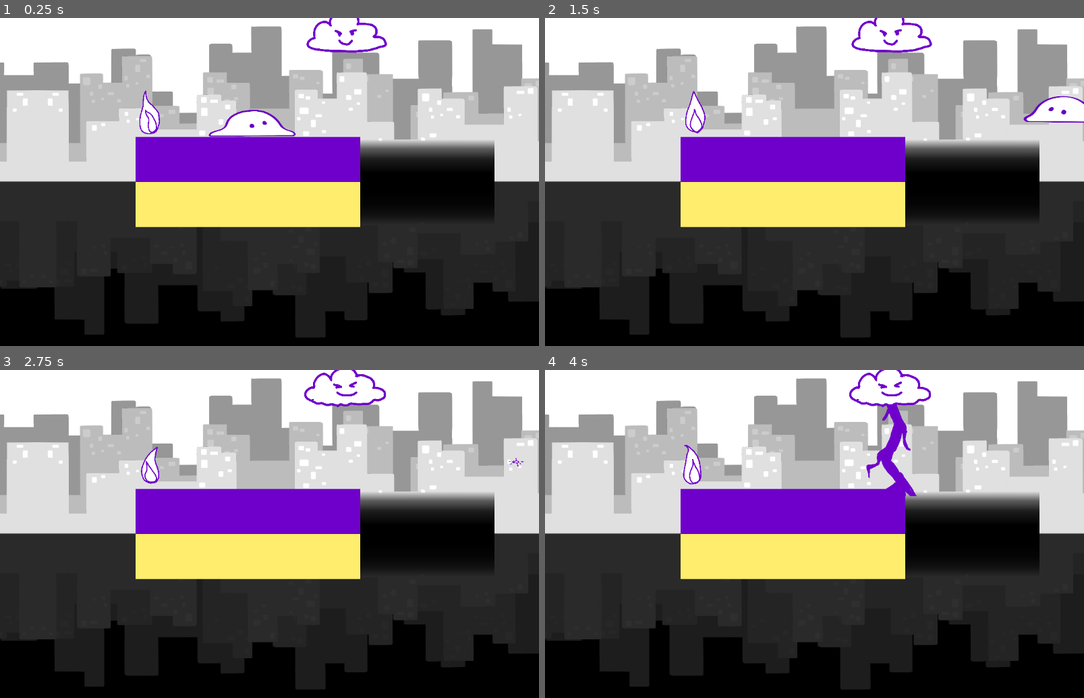
Above: before the commit, frames 1-4 (two rows, left to right).
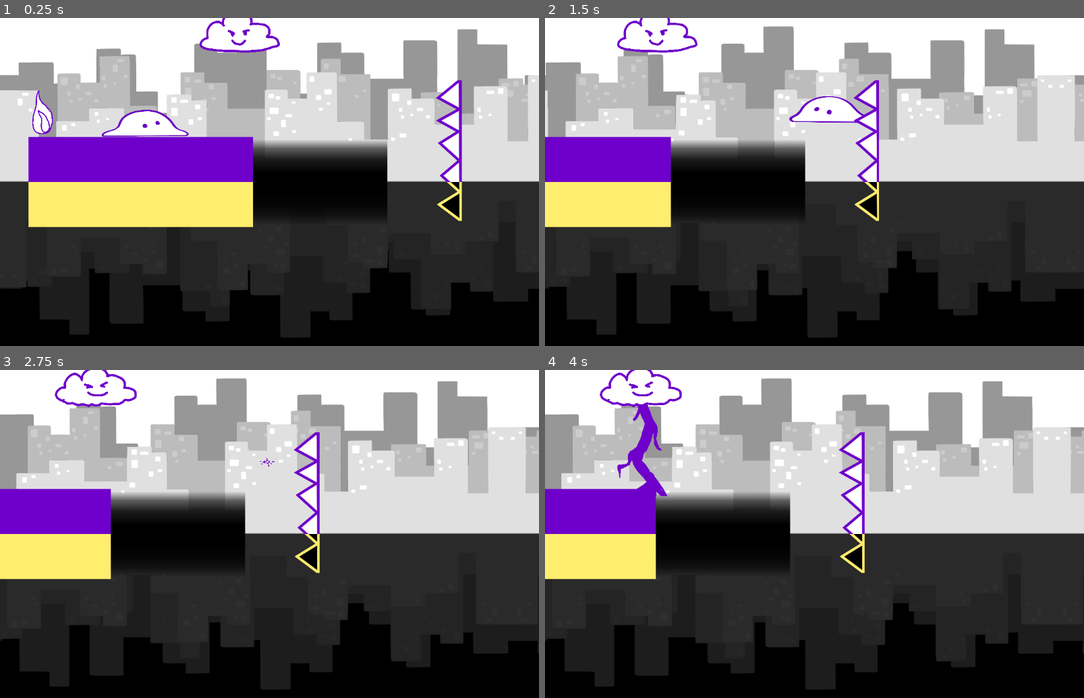
Above: after the commit, the same moments.

Repository: Globs-United/Project
Game: Godot game, scene res://lvl1_BACKUP_201505.tscn
The game is run twice, just before and just after one commit, with the same random seed, the same clock (stepped at 60 frames per second) and the same inputs.
Inputs:
- Up to frame 1 (0.25 s): no input
- Up to frame 2 (1.5 s): hold Right (moveRight) from 0.53 s (still down); tap E (interact) at 0.6, 1.35 s; tap Space (jump) at 0.77 s
- Up to frame 3 (2.75 s): tap Space (jump) at 1.52 s; release Right (moveRight) at 2.03 s; hold Left (moveLeft) from 2.03 s (still down); tap E (interact) at 2.1 s
- Up to frame 4 (4 s): release Left (moveLeft) at 2.78 s; hold Right (moveRight) from 2.78 s (still down); tap E (interact) at 2.85, 3.6 s; tap Space (jump) at 3.02, 3.77 s

The runs differ from the first frame. In frame 1, 37% of the frame differs, in the area x 0-100%, y 0-98%; in frame 2, 53%; in frame 3, 52%; in frame 4, 53%.
Error before the commit: Invalid access to property or key 'position' on a base object of type 'null instance'. (res://scripts/camera_2d.gd:26)

Commit message:
Fix error in camera

Diff:
--- a/lvl2.tscn
+++ b/lvl2.tscn
@@ -210,7 +210,7 @@
 scale = Vector2(0.25, 2.64)
 
 [node name="Wall3" parent="." instance=ExtResource("3_vcnes")]
-position = Vector2(598, 191)
+position = Vector2(598, 208)
 scale = Vector2(0.25, 1)
 
 [node name="Wall4" parent="." instance=ExtResource("3_vcnes")]
--- a/scripts/camera_2d.gd
+++ b/scripts/camera_2d.gd
@@ -23,7 +23,9 @@
 		newY = 350;
 		newS = 1;
 
-	var newX = min(max(get_node("../Player").position.x, screen_size.x * newY / 700), get_node("../FinishLine").position.x + get_node("../FinishLine").scale.x * 1020 - screen_size.x * newY / 700);
+	var newX = max(get_node("../Player").position.x, screen_size.x * newY / 700)
+	if get_node("../FinishLine"):
+		newX = min(newX, get_node("../FinishLine").position.x + get_node("../FinishLine").scale.x * 1020 - screen_size.x * newY / 700);
 
 	position.x = position.x + 0.1 * (newX - position.x);
 	position.y = position.y + 0.1 * (newY - position.y);
